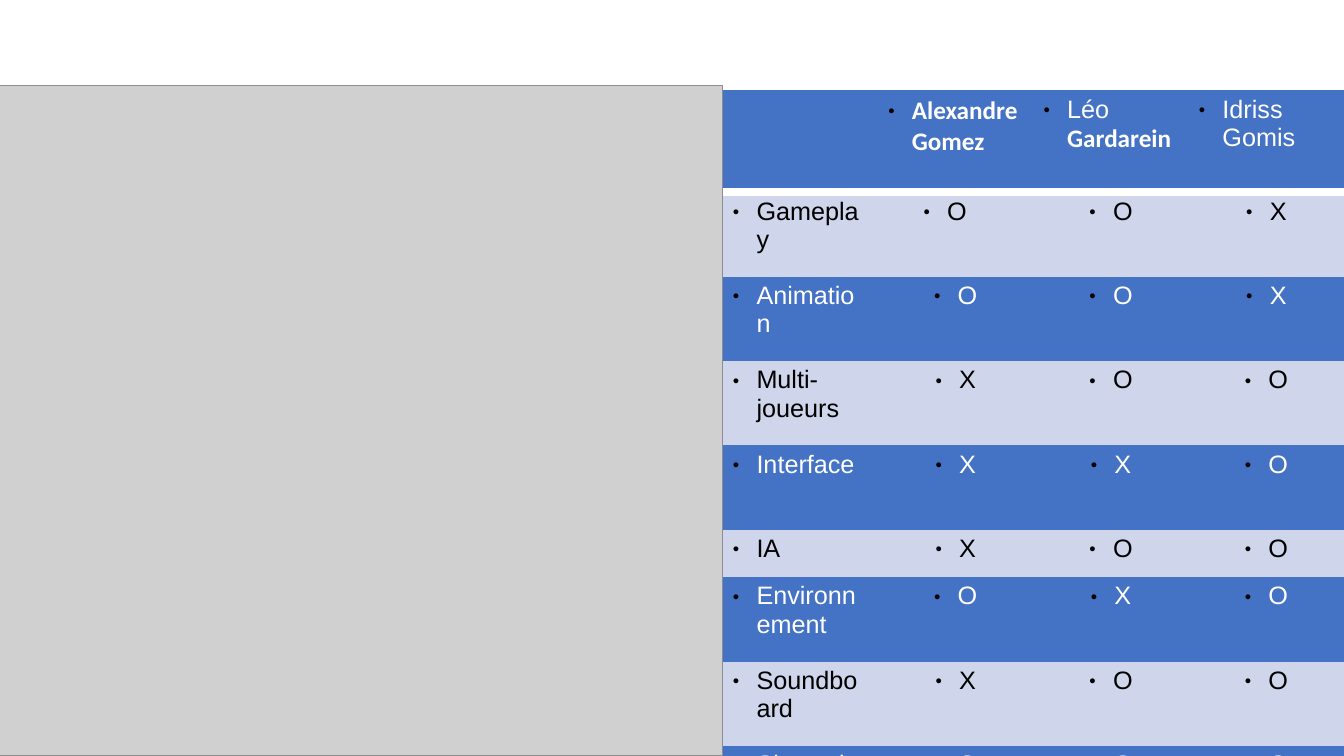
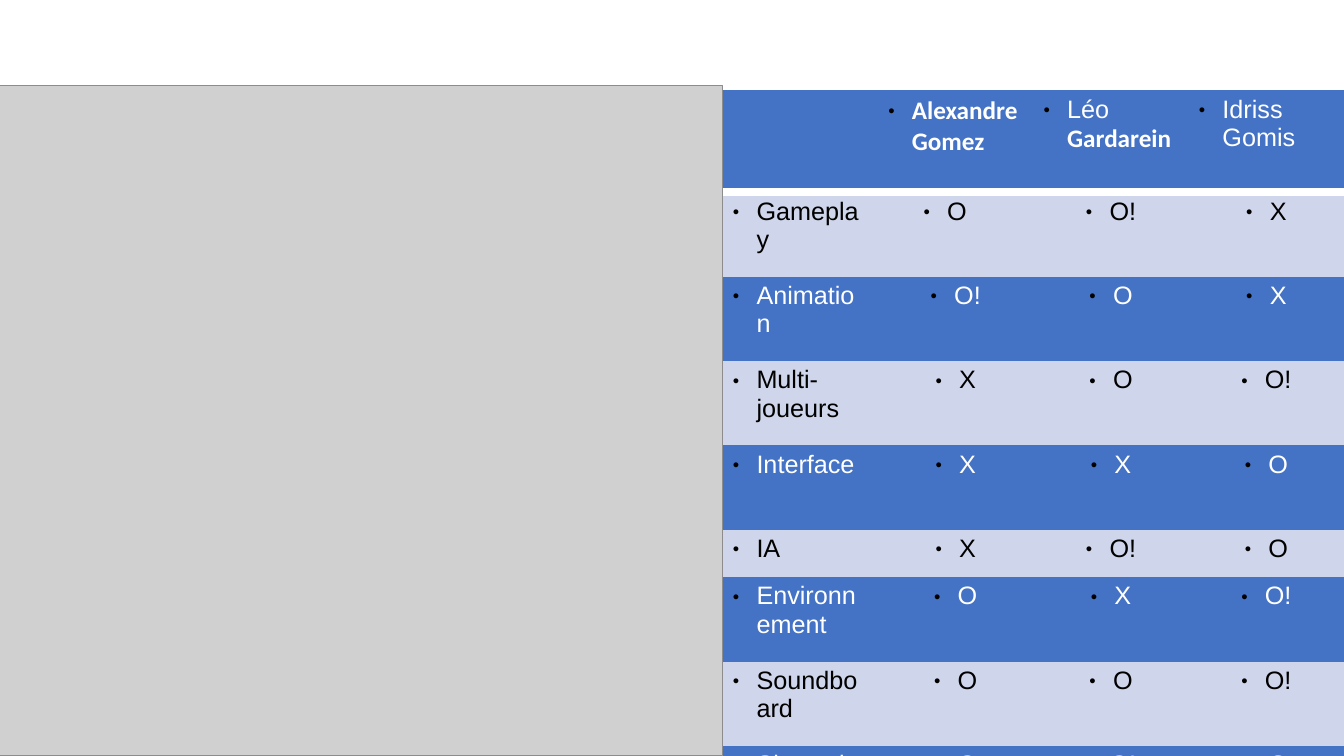
Before and after one commit to AlexandrEpita/Bizarre-Chess-Adventure, a slide deck: slide 3 of diapo soutenance.odp. Drawn at 1344x756 pixels with LibreOffice and Linux fonts; fonts in the diff are those of the drawing; grey boxes stand for pictures. Boxes give left, top, right and bottom in pixels: in the first picture for what was removed or moved away, otherwise in the second. Text is boxed around its words. In the diff, an @@ line names an element or a change of style, - is before the commit and + after.

```diff
--- a/diapo soutenance.odp
+++ b/diapo soutenance.odp
@@ table at (723,91,1344,756) @@
-row 2, column 3: O
+row 2, column 3: O!
-row 3, column 2: O
+row 3, column 2: O!
-row 4, column 4: O
+row 4, column 4: O!
-row 6, column 3: O
+row 6, column 3: O!
-row 7, column 4: O
+row 7, column 4: O!
-row 8, column 2: X
+row 8, column 2: O
-row 8, column 4: O
+row 8, column 4: O!
-row 9, column 3: O
+row 9, column 3: O!
```
Also in this commit, not shown: 2 other slides changed, 7 slides added, 4 slides removed.
